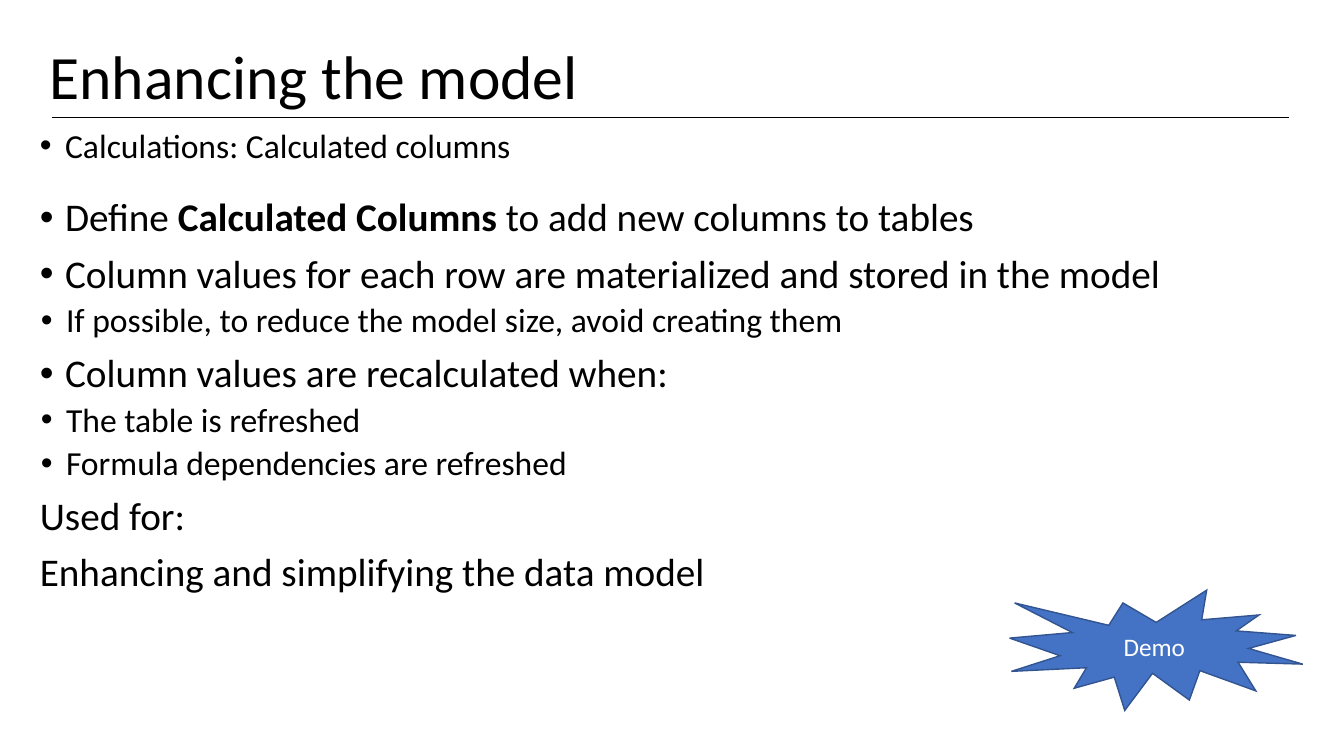
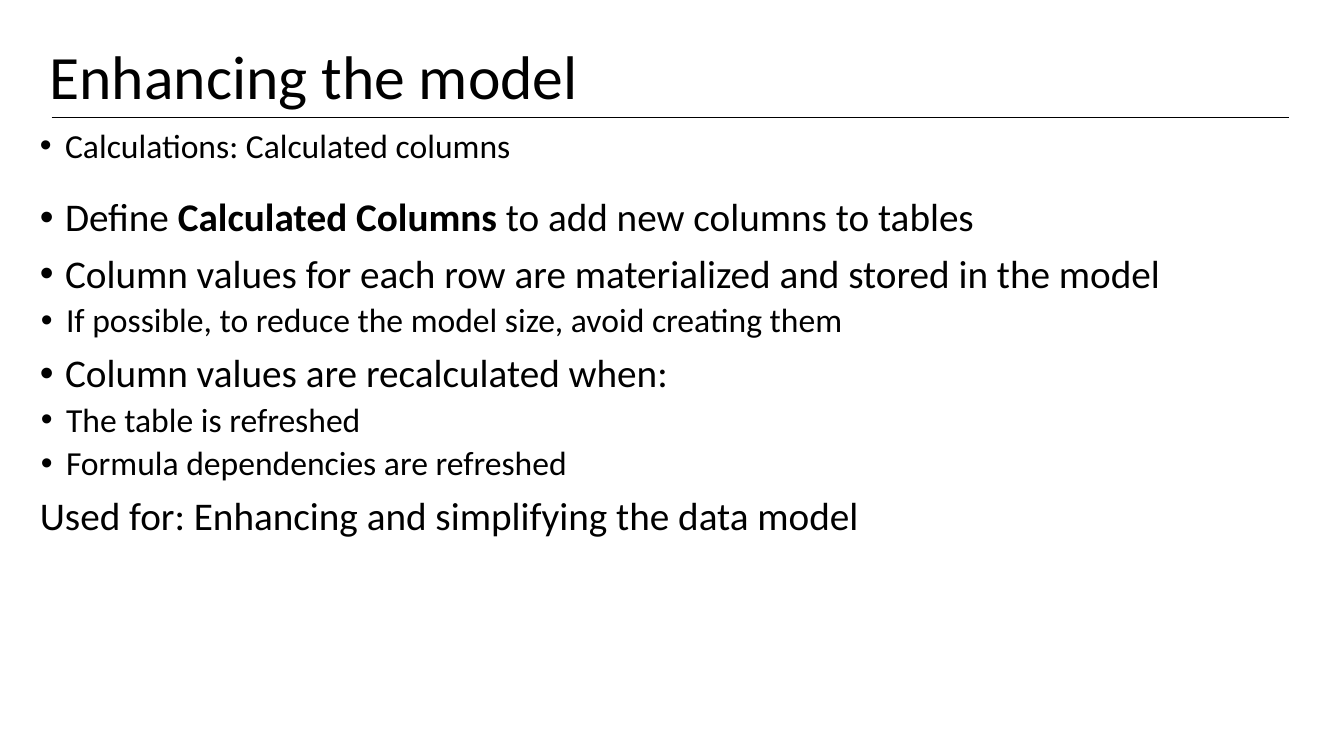
Before and after one commit to wgbrown/PBI_TTT, a slide deck: slide 4 of OverViewMaterials/What is Dax.pptx. Drawn at 1344x756 pixels with LibreOffice and Linux fonts; fonts in the diff are those of the drawing. Boxes give left, top, right and bottom in pixels: in the first picture for what was removed or moved away, otherwise in the second. Text is boxed around its words. In the diff, an @@ line names an element or a change of style, - is before the commit and + after.

```diff
--- a/OverViewMaterials/What is Dax.pptx
+++ b/OverViewMaterials/What is Dax.pptx
@@ text at (x1=40, y1=502, x2=858, y2=537): text changed @@
-Used for:
-Enhancing and simplifying the data model
+Used for: Enhancing and simplifying the data model
@@ irregular seal removed at (x1=1010, y1=590, x2=1304, y2=710) @@
-Demo
```
Also in this commit, not shown: 4 other slides changed, 1 slide added.
